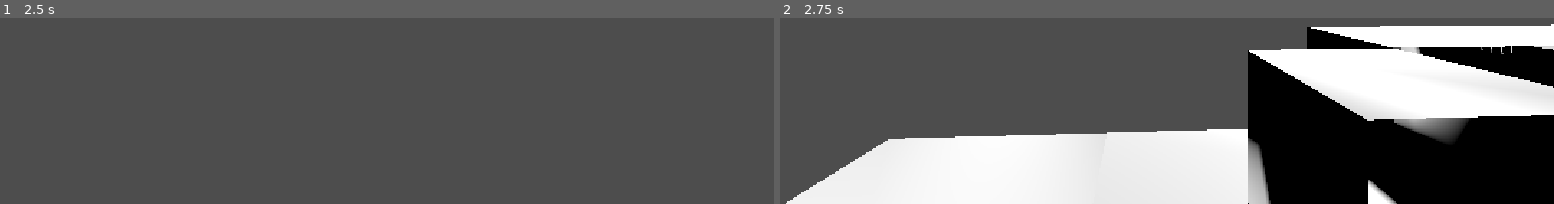
Above: before the commit, frames 1-2 (left to right).
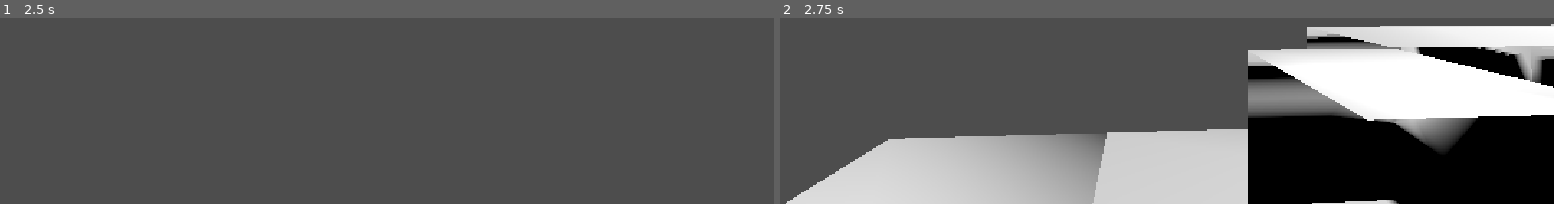
Above: after the commit, the same moments.

Repository: etper/pimpekcraft
Game: Godot game, scene res://scenes/Main.tscn
Two runs of this game, one before a commit and one after it. Both use one fixed random seed, a clock stepped at 60 frames per second and the inputs below.
Inputs (mouse positions are in pixels of both pictures, inside the frame that each line leads up to):
- Up to frame 1 (2.5 s): tap Enter (ui_accept) at 0.5, 1.25, 2 s; move the mouse to (outside the picture) at 0.52 s; hold W (move_forward) from 0.53 s (still down); click (outside the picture) at 0.67 s; tap Space (jump) at 0.77, 1.52 s; move the mouse to (outside the picture) at 1.27 s; move the mouse to (outside the picture) at 2.02 s
- Up to frame 2 (2.75 s): keep holding W (move_forward)

Frame 1 is identical in both runs. In frame 2, 25% of the frame differs, in the area x 5-100%, y 3-100%.

Commit message:
phase 5.5

Diff:
--- a/scenes/Chunk.tscn
+++ b/scenes/Chunk.tscn
@@ -3,7 +3,6 @@
 [ext_resource type="Script" uid="uid://dk7wvgy6ftnkl" path="res://scripts/chunk.gd" id="1_3txbk"]
 
 [sub_resource type="StandardMaterial3D" id="StandardMaterial3D_rvslj"]
-cull_mode = 2
 
 [node name="Chunk" type="Node3D" unique_id=2065493205]
 script = ExtResource("1_3txbk")
--- a/scripts/chunk.gd
+++ b/scripts/chunk.gd
@@ -154,6 +154,11 @@
             var mask = build_mask_x(face, x)
             greedy_merge_mask_x(st, mask, face, x)
 
+    elif face == 4 or face == 5:
+        for z in range(SIZE):
+            var mask = build_mask_z(face, z)
+            greedy_merge_mask_z(st, mask, face, z)
+
 func build_mask(face: int, slice: int) -> Array:
     var mask := []
     var normal = FACE_NORMALS[face]
@@ -201,6 +206,31 @@
             )
 
             mask[z].append(visible)
+
+    return mask
+
+func build_mask_z(face: int, slice: int) -> Array:
+    var mask := []
+    var normal = FACE_NORMALS[face]
+
+    for y in range(MAX_HEIGHT):
+        mask.append([])
+
+        for x in range(SIZE):
+            var pos = Vector3i(x, y, slice)
+
+            var world_pos = Vector3i(
+                int(position.x) + pos.x,
+                pos.y,
+                int(position.z) + pos.z
+            )
+
+            var visible = (
+                blocks.has(pos)
+                and !world.has_block(world_pos + normal)
+            )
+
+            mask[y].append(visible)
 
     return mask
 
@@ -309,6 +339,57 @@
                 x,       # start_y
                 height,  # size in Z
                 width    # size in Y
+            )
+
+func greedy_merge_mask_z(st, mask, face, slice):
+    var rows = mask.size()       # Y
+    var cols = mask[0].size()    # X
+
+    var used := []
+
+    for y in range(rows):
+        used.append([])
+        for x in range(cols):
+            used[y].append(false)
+
+    for y in range(rows):
+        for x in range(cols):
+
+            if !mask[y][x] or used[y][x]:
+                continue
+
+            var width := 1
+            while x + width < cols \
+                    and mask[y][x + width] \
+                    and !used[y][x + width]:
+                width += 1
+
+            var height := 1
+            var done := false
+
+            while y + height < rows and !done:
+
+                for xx in range(width):
+                    if !mask[y + height][x + xx] \
+                            or used[y + height][x + xx]:
+                        done = true
+                        break
+
+                if !done:
+                    height += 1
+
+            for yy in range(height):
+                for xx in range(width):
+                    used[y + yy][x + xx] = true
+
+            emit_quad_z(
+                st,
+                face,
+                slice,
+                x,
+                y,
+                width,
+                height
             )
 
 func emit_quad(
@@ -376,3 +457,36 @@
         st.add_vertex(v0)
         st.add_vertex(v3)
         st.add_vertex(v2)
+
+func emit_quad_z(
+    st: SurfaceTool,
+    face: int,
+    slice: int,
+    start_x: int,
+    start_y: int,
+    width: int,
+    height: int
+):
+    var plane_z = slice if face == 4 else slice + 1
+
+    var v0 = Vector3(start_x,         start_y,          plane_z)
+    var v1 = Vector3(start_x + width, start_y,          plane_z)
+    var v2 = Vector3(start_x + width, start_y + height, plane_z)
+    var v3 = Vector3(start_x,         start_y + height, plane_z)
+
+    if face == 5:
+        st.add_vertex(v0)
+        st.add_vertex(v1)
+        st.add_vertex(v2)
+
+        st.add_vertex(v0)
+        st.add_vertex(v2)
+        st.add_vertex(v3)
+    else:
+        st.add_vertex(v0)
+        st.add_vertex(v2)
+        st.add_vertex(v1)
+
+        st.add_vertex(v0)
+        st.add_vertex(v3)
+        st.add_vertex(v2)
